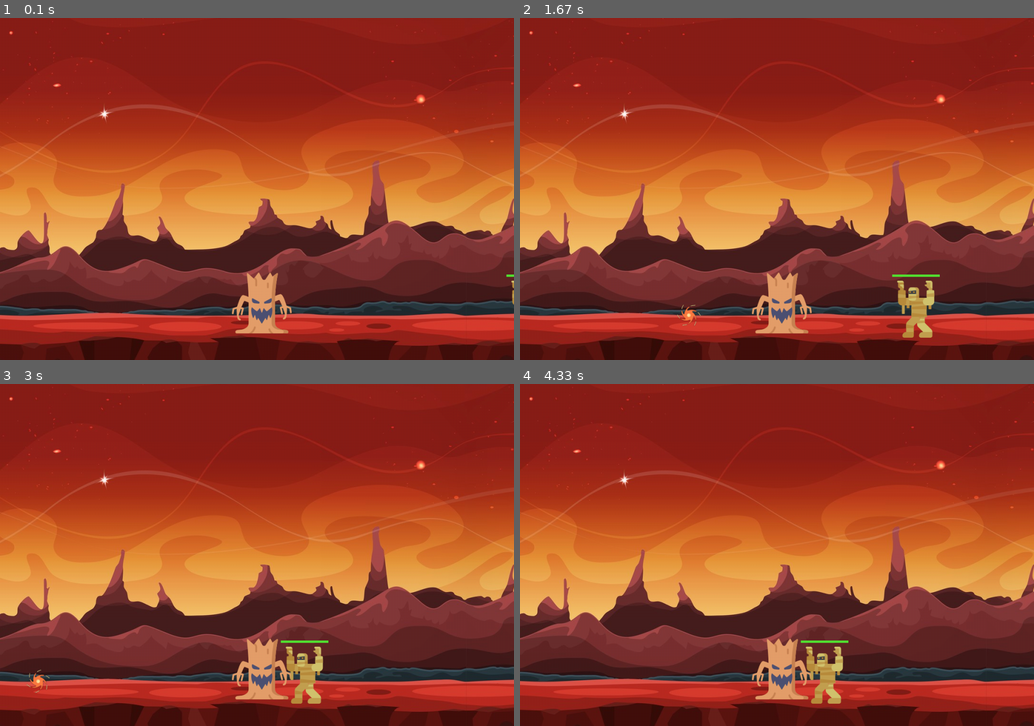
Above: before the commit, frames 1-4 (two rows, left to right).
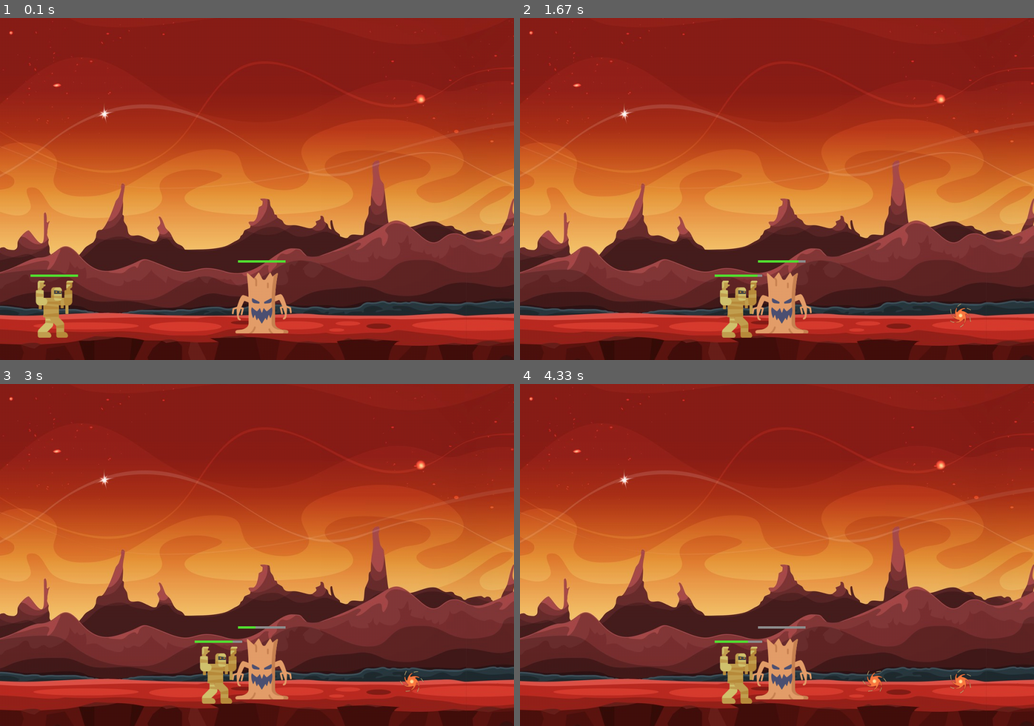
Above: after the commit, the same moments.

Repository: ZarionX/pygame-learning
Game: pygame game, started from main.py
Same seed, same stepped clock (60 frames per second), same inputs: the game is played once before the commit and once after it.
Inputs:
- Up to frame 1 (0.1 s): no input
- Up to frame 2 (1.67 s): hold Right 0.33-0.8 s; hold Right 0.83-1.3 s; hold Left from 1.33 s (still down)
- Up to frame 3 (3 s): release Left at 1.87 s; hold Left 1.9-2.3 s; hold Right 2.33-2.97 s
- Up to frame 4 (4.33 s): hold Left 3-3.47 s; hold Right 3.5-3.97 s; hold Right from 4 s (still down)

The runs differ from the first frame. In frame 1, 0.9% of the frame differs, in the area x 5-100%, y 70-94%; in frame 2, 1.9%, in the area x 30-88%, y 70-94%; in frame 3, 1.9%; in frame 4, 1.9%.

Commit message:
Adding of player's health bar

Diff:
--- a/main.py
+++ b/main.py
@@ -1,5 +1,6 @@
 # -*- coding: utf-8 -*-
 import pygame
+import random
 from models.window import Window
 pygame.init()
 
@@ -13,7 +14,11 @@
 game = Window(SIZE, TITLE)
 game.set_background(BACKGROUND, (0, -220))
 game.set_player(PLAYER, (450, 500))
-game.add_monster(MUMMY, (game.screen.get_width(), 550), "left")
+for i in range(2):
+    if random.randint(1, 2) == 1:
+        game.add_monster(MUMMY, (game.screen.get_width(), 550), "left")
+    else:
+        game.add_monster(MUMMY, (0, 550), "right")
 
 while game.running:
     for event in pygame.event.get():
@@ -48,6 +53,7 @@
 
     game.background.load(game.screen)
     game.player.load(game.screen)
+    game.player.update_health_bar(game.screen)
     for projectile in game.player.projectiles:
         projectile.move(game)
     game.player.projectiles.draw(game.screen)
--- a/models/monster.py
+++ b/models/monster.py
@@ -1,5 +1,6 @@
 # -*- coding: utf-8 -*-
 import pygame
+import random
 from typing import Tuple
 
 
@@ -14,26 +15,44 @@
 
     def forward(self, player) -> None:
         if not pygame.sprite.collide_mask(self, player):
-            if self.direction == "rigth":
+            if self.direction == "right":
                 self.rect.x += self.velocity
             elif self.direction == "left":
                 self.rect.x -= self.velocity
+        else:
+            player.damage(self.attack)
 
     def update_health_bar(self, screen: pygame.Surface) -> None:
-        back_bar_color = (142, 142, 142)
-        bar_color = (84, 223, 50)
         back_bar_position = pygame.Surface((self.max_health, 5)).get_rect()
         back_bar_position.centerx = self.rect.centerx
         back_bar_position.y = self.rect.y - 10
         bar_position = (back_bar_position.x, back_bar_position.y, self.health, 5)
-        pygame.draw.rect(screen, back_bar_color, back_bar_position)
-        pygame.draw.rect(screen, bar_color, bar_position)
+        pygame.draw.rect(screen, (142, 142, 142), back_bar_position)
+        pygame.draw.rect(screen, (84, 223, 50), bar_position)
+
+    def damage(self, damage: int, game) -> None:
+        self.health -= damage
+        if self.health <= 0:
+            if random.randint(1, 2) == 1:
+                self.rect.x = game.screen.get_width()
+                self.direction = "left"
+                self.image = self.initial_image
+            else:
+                self.rect.x = 0
+                self.direction = "right"
+                self.image = pygame.transform.flip(self.initial_image, True, False)
+            self.health = self.max_health
+            self.velocity = random.randint(1, 5)
+
 
     def __init__(self, image_path: str, position: Tuple[int, int], direction: str) -> None:
         super().__init__()
         self.convert(image_path)
+        self.direction: str = direction
+        if direction == "right":
+            self.image = pygame.transform.flip(self.image, True, False)
         self.rect.x, self.rect.y = position
         self.max_health: int = 100
         self.health = self.max_health
-        self.velocity: int = 3
-        self.direction: str = direction
+        self.velocity: int = random.randint(1, 5)
+        self.attack: float = 0.3
--- a/models/player.py
+++ b/models/player.py
@@ -25,6 +25,17 @@
     def launch_projectile(self, image_path: str, direction: str) -> None:
         self.projectiles.add(Projectile(self, image_path, direction))
 
+    def update_health_bar(self, screen: pygame.Surface) -> None:
+        back_bar_position = pygame.Surface((self.max_health, 5)).get_rect()
+        back_bar_position.centerx = self.rect.centerx
+        back_bar_position.y = self.rect.y + 10
+        bar_position = (back_bar_position.x, back_bar_position.y, self.health, 5)
+        pygame.draw.rect(screen, (142, 142, 142), back_bar_position)
+        pygame.draw.rect(screen, (84, 223, 50), bar_position)
+
+    def damage(self, damage: int) -> None:
+        self.health -= damage
+
     def __init__(self, image_path: str, initial_pos: Tuple[int, int]) -> None:
         super().__init__()
         self.convert(image_path)
--- a/models/projectile.py
+++ b/models/projectile.py
@@ -26,16 +26,18 @@
             if self.rect.x > 0:
                 self.rotate()
                 self.rect.x -= self.velocity
-                if pygame.sprite.spritecollide(self, game.monsters, False, pygame.sprite.collide_mask):
+                for monster in pygame.sprite.spritecollide(self, game.monsters, False, pygame.sprite.collide_mask):
                     self.remove(game.player)
+                    monster.damage(self.attack, game)
             else:
                 self.remove(game.player)
         else:
             if self.rect.x + self.rect.width < game.screen.get_width():
                 self.rotate()
                 self.rect.x += self.velocity
-                if pygame.sprite.spritecollide(self, game.monsters, False, pygame.sprite.collide_mask):
+                for monster in pygame.sprite.spritecollide(self, game.monsters, False, pygame.sprite.collide_mask):
                     self.remove(game.player)
+                    monster.damage(self.attack, game)
             else:
                 self.remove(game.player)
 
